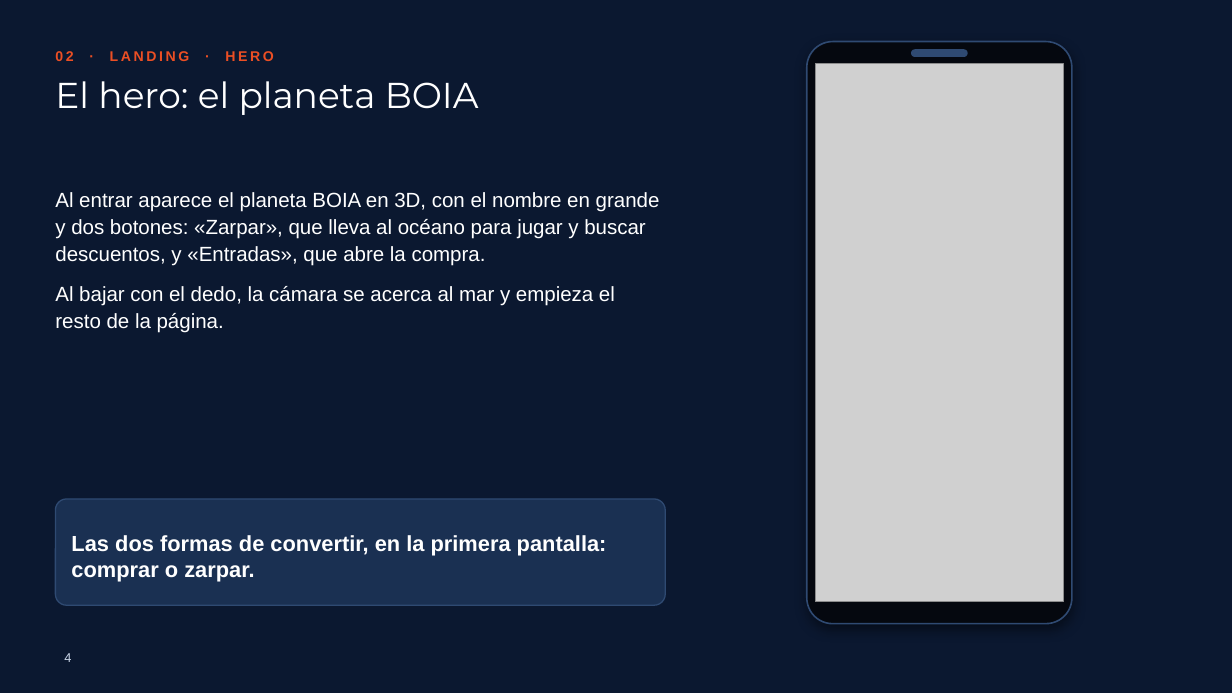
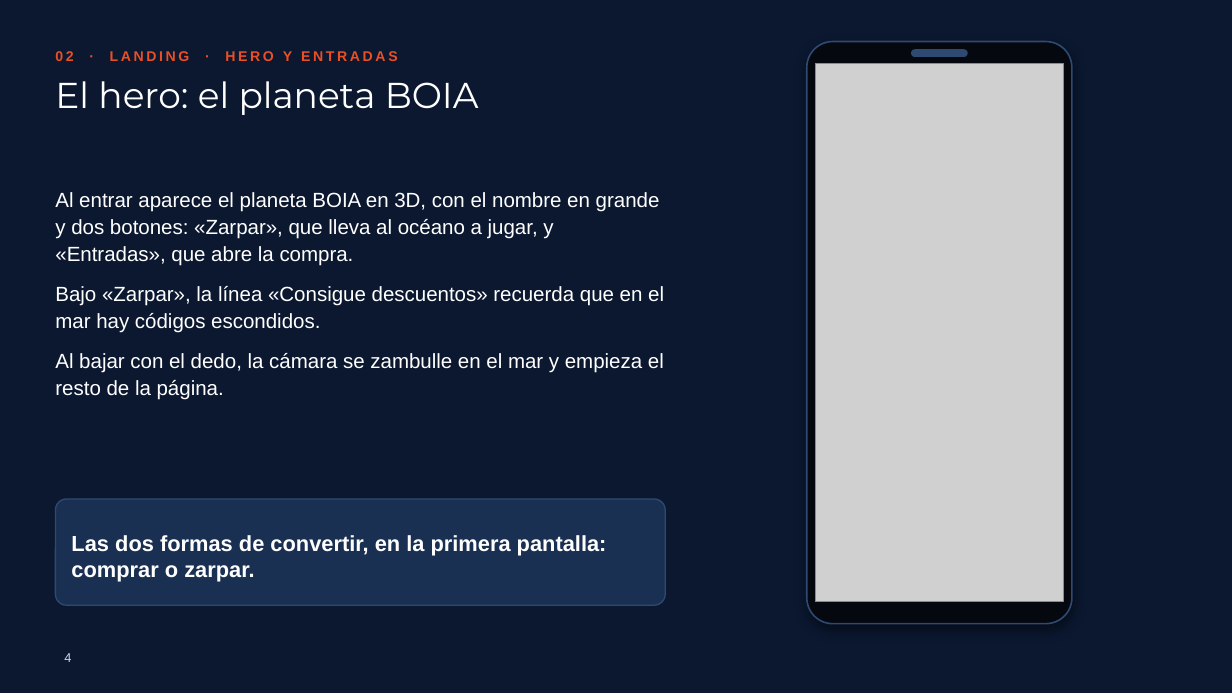
Before and after one commit to picodepato/boia-planet-web, a slide deck: slide 4 of docs/presentacion/boia-planet.pptx. Drawn at 1232x693 pixels with LibreOffice and Linux fonts; fonts in the diff are those of the drawing; grey boxes stand for pictures; background and template pictures are left out. Boxes give left, top, right and bottom in pixels: in the first picture for what was removed or moved away, otherwise in the second. Text is boxed around its words. In the diff, an @@ line names an element or a change of style, - is before the commit and + after.

Commit message:
T205: Part 2: Landing

```diff
--- a/docs/presentacion/boia-planet.pptx
+++ b/docs/presentacion/boia-planet.pptx
@@ text at box(55, 51, 398, 61): text changed @@
-02 · LANDING · HERO
+02 · LANDING · HERO Y ENTRADAS
@@ text at box(55, 192, 664, 400): text changed @@
-Al entrar aparece el planeta BOIA en 3D, con el nombre en grande y dos botones: «Zarpar», que lleva al océano para jugar y buscar descuentos, y «Entradas», que abre la compra.
-Al bajar con el dedo, la cámara se acerca al mar y empieza el resto de la página.
+Al entrar aparece el planeta BOIA en 3D, con el nombre en grande y dos botones: «Zarpar», que lleva al océano a jugar, y «Entradas», que abre la compra.
+Bajo «Zarpar», la línea «Consigue descuentos» recuerda que en el mar hay códigos escondidos.
+Al bajar con el dedo, la cámara se zambulle en el mar y empieza el resto de la página.
```
Also in this commit, not shown: 3 other slides changed, 7 slides added, 1 slide removed, 16 other files.
